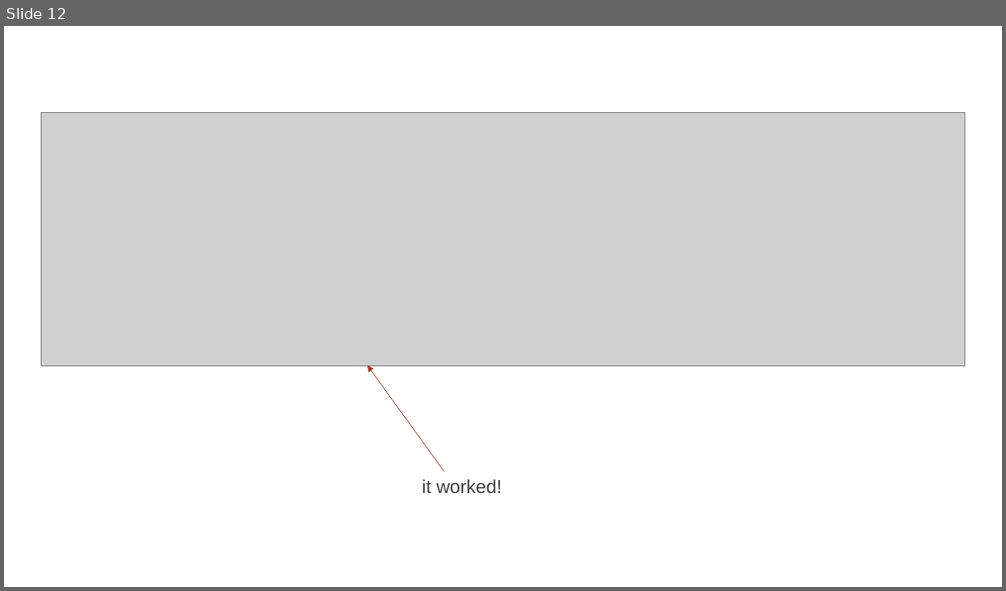
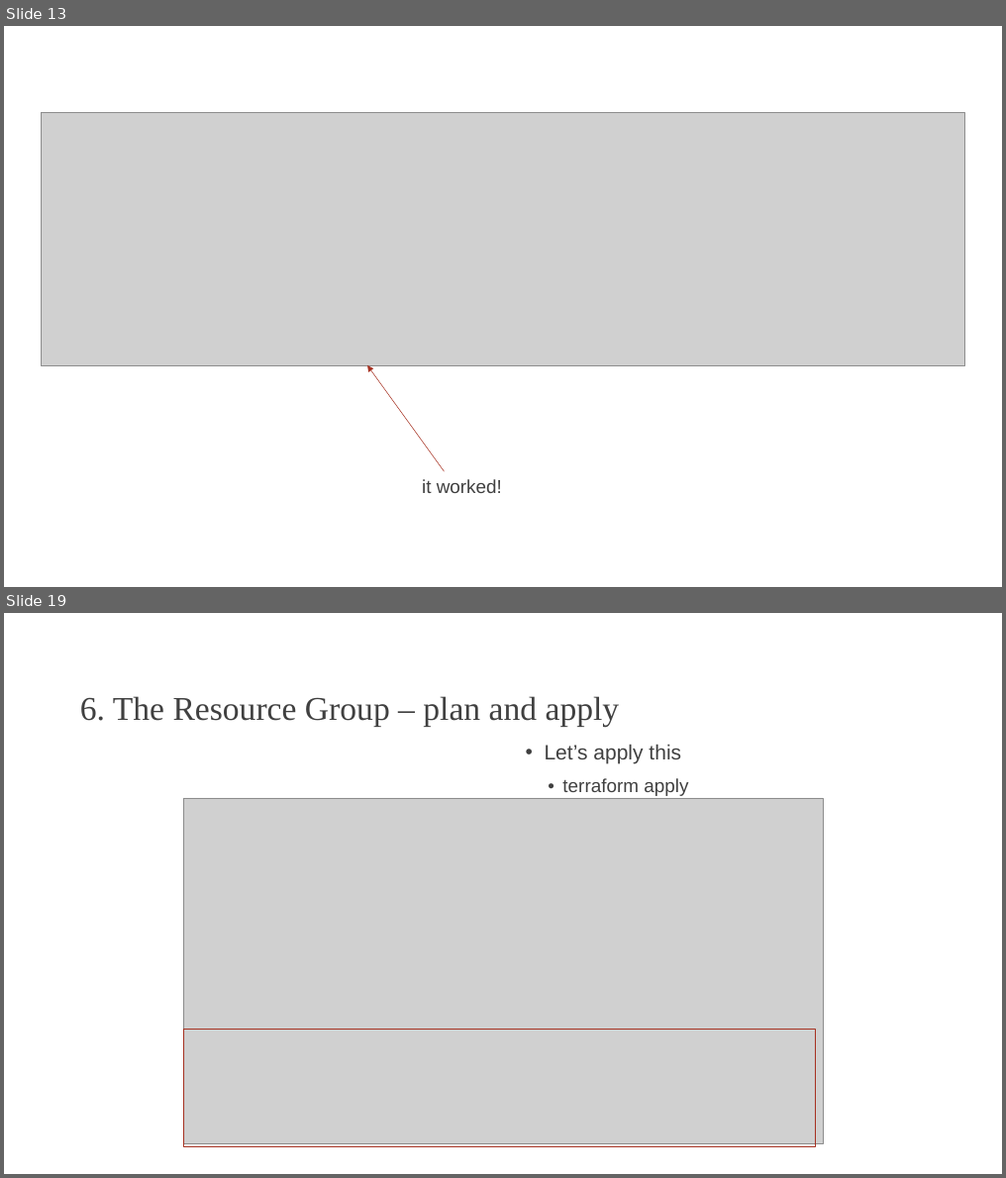
Before and after one commit to johnverbiest/Terraform101-KnowledgeShare, a slide deck: Terraform 101.pptx. Shown one above the other, each under a label of ours: slide 12 before the commit, slides 13 and 19 after it; the slides between them are not shown. The pictures are 1006x591 and 1006x1178 pixels, drawn with LibreOffice and Linux fonts; fonts in the diff are those of the drawing; grey boxes stand for pictures; background and template pictures are left out. Boxes give left, top, right and bottom in pixels: in the first picture for what was removed or moved away, otherwise in the second. Text is boxed around its words. In the diff, an @@ line names an element or a change of style, - is before the commit and + after.

Commit message:
Added a resource group

```diff
--- a/Terraform 101.pptx
+++ b/Terraform 101.pptx
@@ slide 19 added at (4,613,1002,1174), background picture (left out) @@
@@ title added at (80,696,620,727), 32 pt, text #404040 @@
+6. The Resource Group – plan and apply
@@ text added at (545,744,688,796), 20 pt, text #404040 @@
+• Let’s apply this
+  • terraform apply
@@ picture added at (183,798,823,1145) @@
@@ rectangle added at (183,1029,816,1147), outline #A63121 0.75 pt @@
@@ what was slide 12 is now slide 13 @@
```
Also in this commit, not shown: 2 slides changed, 5 other slides added, 1 other file.
